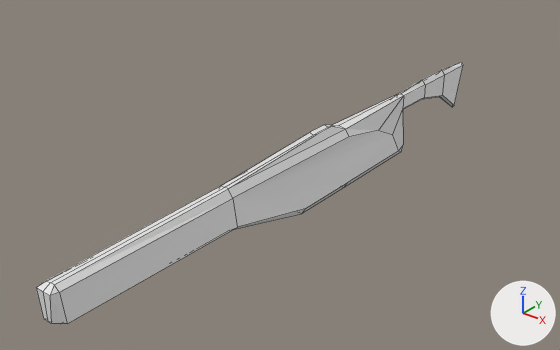
The Blender file Battle of Steel/Assets/Kawano/3D_Model/Parts_As_Bd/Assult_Body_02.blend: old version first, new version second.
One viewpoint serves both versions: a 50 mm lens placed at (6.8, -10.4, 6.09), pointed at (-0.99, -0.66, 0.05). Arrows for +X, +Y and +Z are at lower right; the lights stay in place. Mesh edges are drawn as thin lines.

The scene before the commit, as lines of its bpy script (objects in view):
```python
me_立方体_001 = bpy.data.meshes.new('立方体.001')
me_立方体_001.from_pydata(...)  # 83 vertices, 80 faces; spans x -1.1..0.9, y -1.59..1.08, z 0.0..2.92
ob_立方体 = bpy.data.objects.new('立方体', me_立方体_001)
ob_立方体.location = (0.0, 0.0, 0.0)
ob_立方体.scale = (0.217, 3.94, 0.419)
```
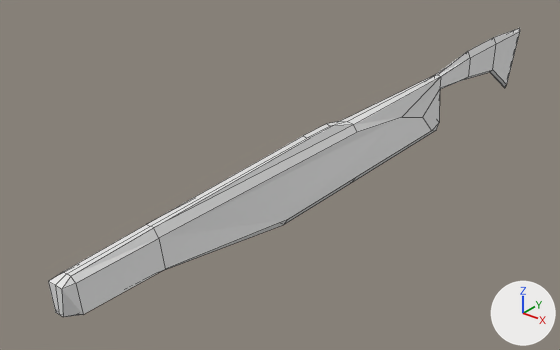
Patch to the scene script:
```diff
--- a/Battle of Steel/Assets/Kawano/3D_Model/Parts_As_Bd/Assult_Body_02.blend.py
+++ b/Battle of Steel/Assets/Kawano/3D_Model/Parts_As_Bd/Assult_Body_02.blend.py
@@ me_立方体_001 @@
 # used by ob_立方体; location = (0.0, 0.0, 0.0); scale = (0.217, 3.94, 0.419)
-me_立方体_001.from_pydata(...)  # 83 vertices, 80 faces; spans x -1.1..0.9, y -1.59..1.08, z 0.0..2.92
+me_立方体_001.from_pydata(...)  # 83 vertices, 80 faces; spans x -1.1..0.9, y -1.55..1.82, z -0.35..3.17
+# me_立方体_001 part 1: 83 of 83 vertices moved; they spanned x -1.1..0.9, y -1.59..1.08, z 0.0..2.92 and now span x -1.1..0.9, y -1.55..1.82, z -0.35..3.17; mean shift (0.0, 0.17, -0.01); largest move (-0.1, 1.01, 0.44) -> (-0.1, 1.71, -0.35)
```

What differs and where, as boxes (x1, y1, x2, y2) in the pictures (560 x 350 px):
'立方体', reshaped (11% wider, 10% taller): before (36, 62, 463, 324); after (48, 28, 520, 317)
